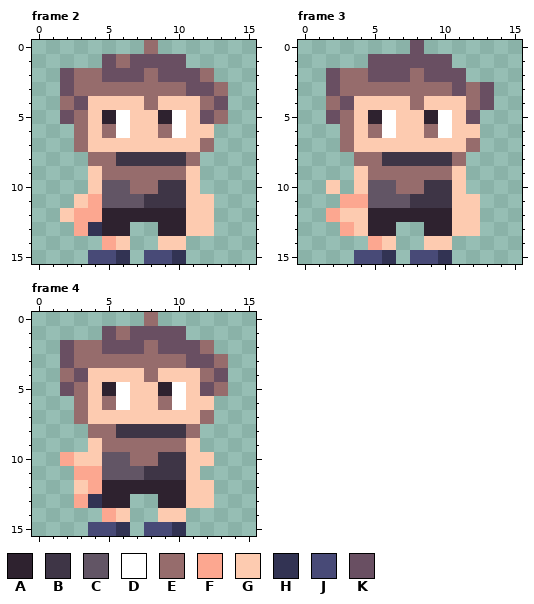
Pixel-art file, stored at Assets/Sprites/Gym Guy.aseprite. The picture above was drawn from the file before the commit.
16x16 pixels, 4 frames. Shown: frame 2, frame 3, frame 4.
Visible layers, top first: "Curling", "Walking (Reflection Back)", "Walking (Reflection)", "Idle", "Idle (Back)", "Walking", "Walking (Back) Copy".
Palette (. is transparent): A #2e222f  B #3e3546  C #625565  D #ffffff  E #966c6c  F #fca790  G #fdcbb0  H #323353  J #484a77  K #694f62
Pixels before, frame 2, first column x 2:
 0 ......E.....
 1 ...KEKKKK...
 2 KEEKKKEKKKE.
 3 KEEEEEEEEKKE
 4 EKGGGGEGGGEK
 5 KEGADGGADGKE
 6 .EGEDGGEDGG.
 7 .EGGGGGGGGE.
 8 ..EEBBBBBE..
 9 ..GEEEEEEG..
10 ..GCCEEBBG..
11 .GFCCCBBBGG.
12 GFFAAAAAAGG.
13 .FHAA..AAGG.
14 ...FG..GG...
15 ..JJH.JJH...
Pixels before, frame 3, first column x 2:
 0 ......K.....
 1 ...KKKKKK...
 2 KEEKKKEKKK..
 3 KEEEEEEEEKEK
 4 EKGGGGEGGGEK
 5 KEGADGGADGK.
 6 .EGEDGGEDGG.
 7 .EGGGGGGGGE.
 8 ..EEBBBBBE..
 9 ..GEEEEEEG..
10 G.GCCEEBBG..
11 .FFCCCBBBGG.
12 FGGAAAAAAGG.
13 .FGAA..AAGG.
14 ...FG..GG...
15 ..JJH.JJH...
Pixels before, frame 4, first column x 2:
 0 ......E.....
 1 ...KEKKKK...
 2 KEEKKKEKKKE.
 3 KEEEEEEEEKKE
 4 EKGGGGEGGGEK
 5 KEGADGGADGKE
 6 .EGEDGGEDGG.
 7 .EGGGGGGGGE.
 8 ..EEBBBBBE..
 9 ..GEEEEEEG..
10 FGGCCEEBBGG.
11 .FFCCCBBBG..
12 .GFAAAAAAGG.
13 .FHAA..AAGG.
14 ...FG..GG...
15 ..JJH.JJH...
Once edited:
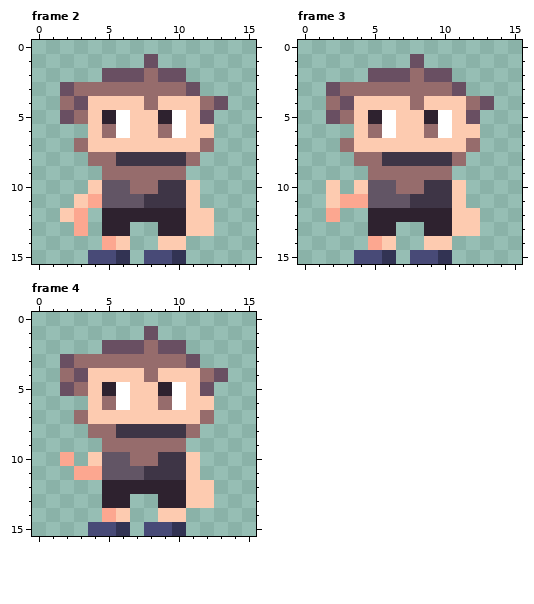
What changed:
layer "Walking (Back) Copy" now hidden
layer "Walking" now hidden
layer "Idle (Back)" now hidden
layer "Idle" now hidden
layer "Walking (Reflection)" now hidden
layer "Walking (Reflection Back)" now hidden
layer "Curling (Back)" added
Changed rows in their new state; - is an unchanged pixel.
Frame 2:
first column x 2:
 0 ------.-----
 1 ---...-..---
 2 ...------..-
 3 ----------..
 5 -----------.
 6 -.----------
 9 --.------.--
11 ----------.-
12 --.---------
13 --.---------
Frame 3:
first column x 2:
 0 ------.-----
 1 ---...-..---
 2 ...------.--
 3 ----------..
 6 -.----------
 9 --.------.--
11 G---------.-
12 -..---------
13 -..---------
Frame 4:
first column x 2:
 0 ------.-----
 1 ---...-..---
 2 ...------..-
 3 ----------..
 5 -----------.
 6 -.----------
 9 --.------.--
10 -.--------.-
12 -..---------
13 -..---------
